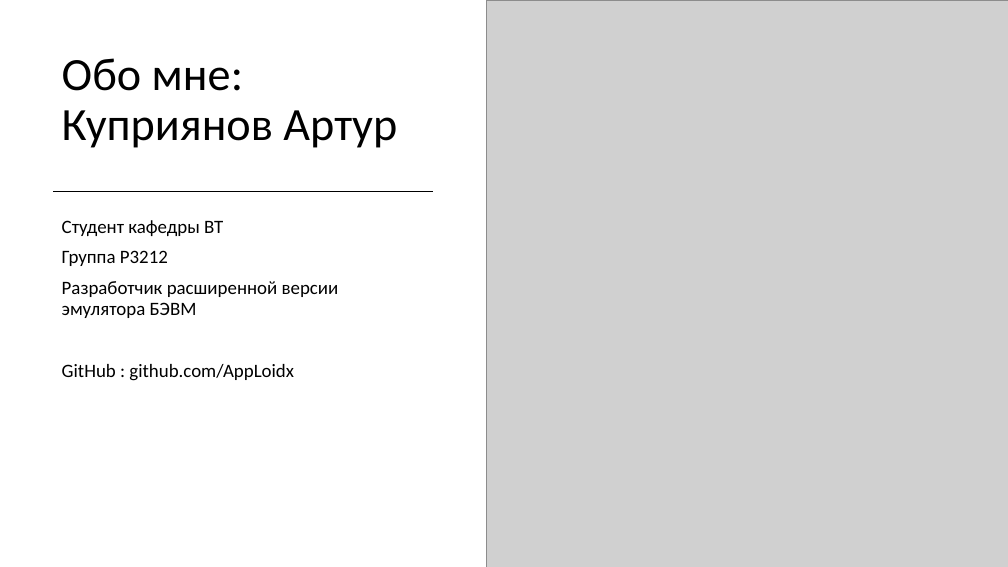
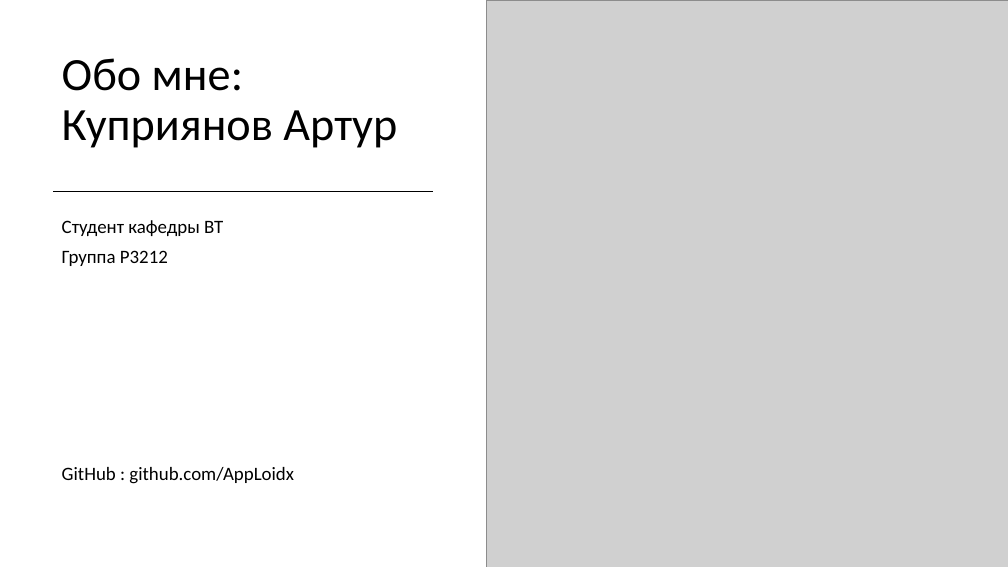
Before and after one commit to AppLoidx/helios-doc, a slide deck: slide 2 of Helios.pptx. Drawn at 1008x567 pixels with LibreOffice and Linux fonts; fonts in the diff are those of the drawing; grey boxes stand for pictures. Boxes give left, top, right and bottom in pixels: in the first picture for what was removed or moved away, otherwise in the second. Text is boxed around its words. In the diff, an @@ line names an element or a change of style, - is before the commit and + after.

Commit message:
updated presentation

```diff
--- a/Helios.pptx
+++ b/Helios.pptx
@@ text at (x1=62, y1=281, x2=339, y2=318): paragraph removed @@
-Разработчик расширенной версии
-эмулятора БЭВМ
```
Also in this commit, not shown: 1 other file.
